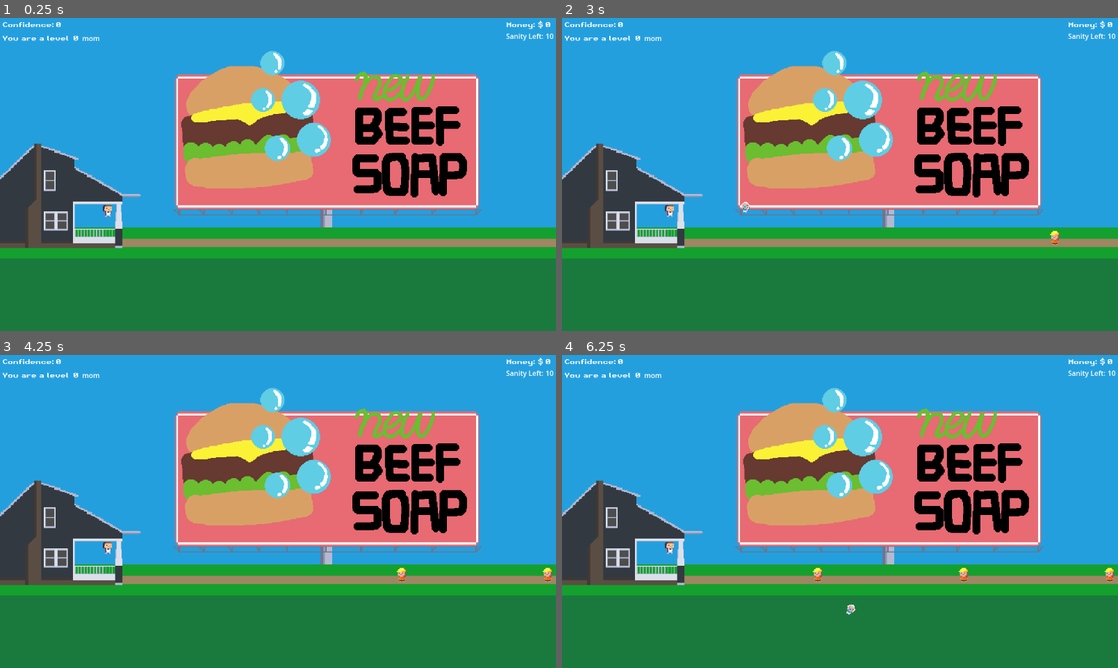
Above: before the commit, frames 1-4 (two rows, left to right).
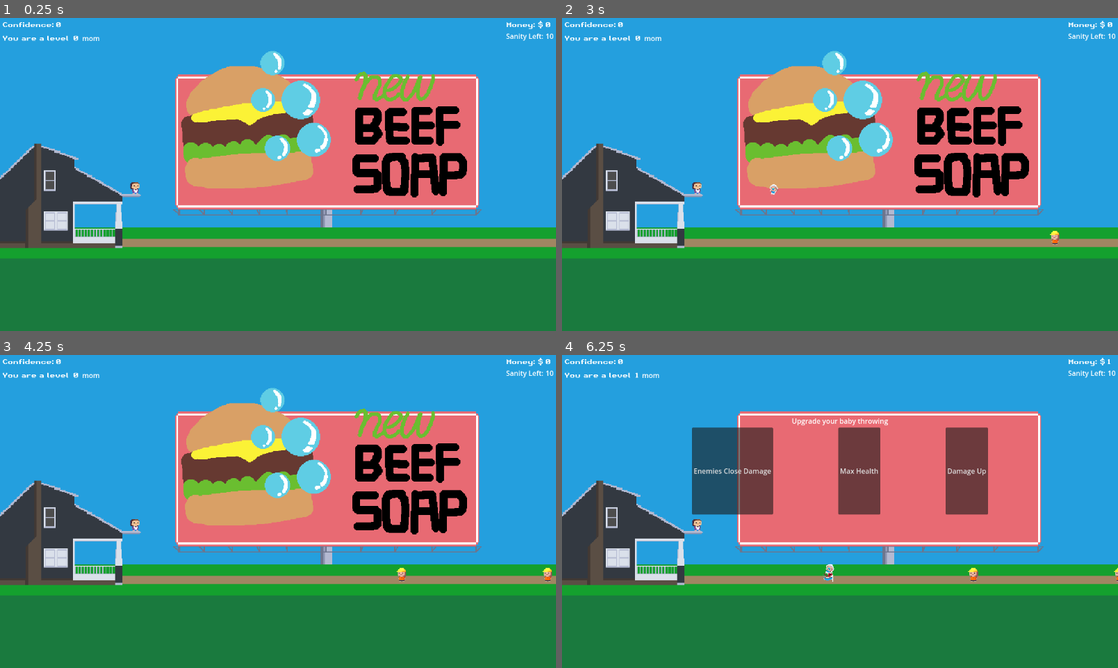
Above: after the commit, the same moments.

Repository: HypotheticalWhale/BabyThrowingSim
Game: Godot game, scene res://Scenes/Main.tscn
The game is run twice, just before and just after one commit, with the same random seed, the same clock (stepped at 60 frames per second) and the same inputs.
Inputs (mouse positions are in pixels of both pictures, inside the frame that each line leads up to):
- Up to frame 1 (0.25 s): no input
- Up to frame 2 (3 s): click (578, 221) at 0.52 s; click (578, 221) at 1.27 s; click (578, 221) at 2.02 s; move the mouse to (962, 158) at 2.77 s; hold Space (shoot) from 2.78 s (still down)
- Up to frame 3 (4.25 s): move the mouse to (166, 527) at 3.52 s; release Space (shoot) at 3.53 s; tap Space (shoot) at 3.6 s
- Up to frame 4 (6.25 s): move the mouse to (895, 442) at 4.27 s; hold Space (shoot) 4.28-5.03 s; move the mouse to (812, 574) at 5.02 s; tap Space (shoot) at 5.1 s; move the mouse to (1006, 558) at 5.77 s; hold Space (shoot) from 5.78 s (still down)

The runs differ from the first frame. In frame 1, 0.3% of the frame differs, in the area x 8-26%, y 52-68%; in frame 2, 0.3%; in frame 3, 0.3%; in frame 4, 17%, in the area x 8-100%, y 1-84%.

Commit message:
added the room interior sprites

Diff:
--- a/Player/Player.tscn
+++ b/Player/Player.tscn
@@ -4,7 +4,7 @@
 [ext_resource type="Texture2D" uid="uid://ox5174pwio7w" path="res://assets/Mom.png" id="2_ofyms"]
 
 [sub_resource type="CapsuleShape2D" id="CapsuleShape2D_okdm2"]
-height = 174.0
+height = 274.0
 
 [node name="Player" type="Node2D"]
 script = ExtResource("1_ynasf")
--- a/Scenes/Main.tscn
+++ b/Scenes/Main.tscn
@@ -1,16 +1,37 @@
-[gd_scene load_steps=8 format=3 uid="uid://o5alyyhdvq4h"]
+[gd_scene load_steps=12 format=3 uid="uid://o5alyyhdvq4h"]
 
 [ext_resource type="Script" path="res://Scenes/Main.gd" id="1_64lo6"]
 [ext_resource type="PackedScene" uid="uid://c4hm1g85durbr" path="res://Player/Player.tscn" id="1_jcchd"]
+[ext_resource type="Texture2D" uid="uid://cqf6ykpa5sbe2" path="res://assets/RoomInterior.png" id="2_8bhpa"]
 [ext_resource type="PackedScene" uid="uid://b5kwochsing33" path="res://UI/InGameOverlay.tscn" id="2_tsnw5"]
+[ext_resource type="Texture2D" uid="uid://dqn80kofyu36p" path="res://assets/PermaDamageButtonNormal.png" id="3_1ytwl"]
 [ext_resource type="Texture2D" uid="uid://46knn8816ogc" path="res://assets/Billboard.png" id="3_wfr5g"]
+[ext_resource type="Texture2D" uid="uid://bs8pnvryeqjhw" path="res://assets/PermaDamageButtonPressed.png" id="4_0eyy7"]
 [ext_resource type="PackedScene" uid="uid://gni7cn8wa1ws" path="res://UI/LevelUpOptions.tscn" id="4_2tcou"]
 [ext_resource type="Texture2D" uid="uid://bgq4kmvjrbmjx" path="res://assets/PorchBackground.png" id="4_h3b1c"]
 [ext_resource type="Texture2D" uid="uid://x44fejyn8kdg" path="res://assets/BeefSoapAd.png" id="4_onrnb"]
+[ext_resource type="Texture2D" uid="uid://c6wu4ks0moel7" path="res://assets/DamageRack.png" id="5_2vydq"]
 
 [node name="Main" type="Node2D"]
 script = ExtResource("1_64lo6")
 spawn_reg_dad = true
+
+[node name="Interior" type="Sprite2D" parent="."]
+position = Vector2(20, 276)
+texture = ExtResource("2_8bhpa")
+
+[node name="PermaDamageButton" type="TextureButton" parent="Interior"]
+offset_left = -56.0
+offset_top = -26.0
+offset_right = -16.0
+offset_bottom = 14.0
+texture_normal = ExtResource("3_1ytwl")
+texture_pressed = ExtResource("4_0eyy7")
+
+[node name="PermaDamageIndicator" type="Sprite2D" parent="Interior"]
+position = Vector2(-39, 18)
+texture = ExtResource("5_2vydq")
+hframes = 4
 
 [node name="PorchBackground" type="Sprite2D" parent="."]
 position = Vector2(411, 184)
@@ -26,7 +47,7 @@
 [node name="InGameOverlay" parent="." instance=ExtResource("2_tsnw5")]
 
 [node name="Player" parent="." instance=ExtResource("1_jcchd")]
-position = Vector2(138, 256)
+position = Vector2(183, 219)
 
 [node name="Camera2D" type="Camera2D" parent="."]
 position = Vector2(418, 195)
